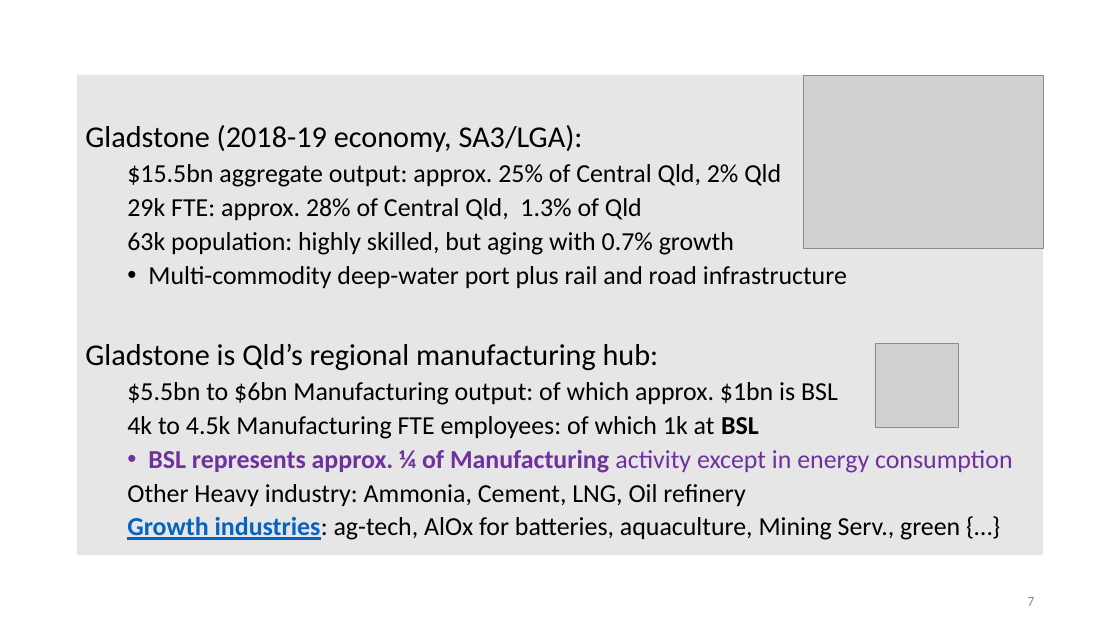
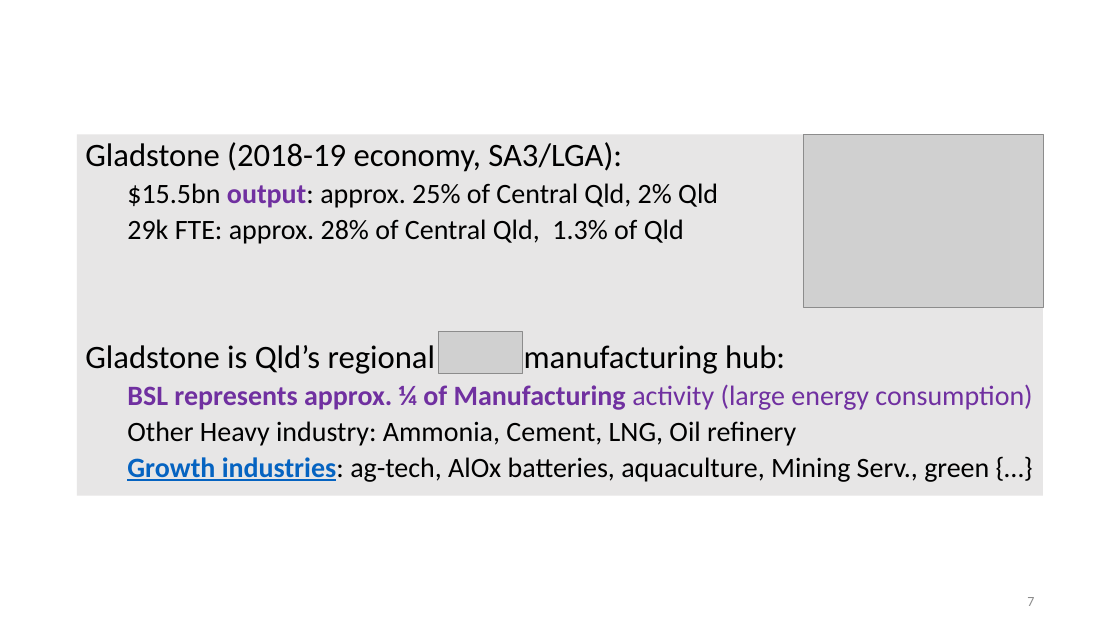
Before and after one commit to patrickocal/gladstone, a slide deck: slide 7 of powerpoint/glad-slides.pptx. Drawn at 1120x630 pixels with LibreOffice and Linux fonts; fonts in the diff are those of the drawing; grey boxes stand for pictures. Boxes give left, top, right and bottom in pixels: in the first picture for what was removed or moved away, otherwise in the second. Text is boxed around its words. In the diff, an @@ line names an element or a change of style, - is before the commit and + after.

```diff
--- a/powerpoint/glad-slides.pptx
+++ b/powerpoint/glad-slides.pptx
@@ text "Gladstone (2018-19 economy, SA3/LGA):": place and size @@
-text "Gladstone (2018-19 economy, SA3/LGA):" at (77,75,1044,555)
+text "Gladstone (2018-19 economy, SA3/LGA):" at (77,134,1044,496)
@@ text at (85,142,796,446): size 25.9 to 28 pt in "Gladstone (2018-19 economy, SA3/LGA):", "Gladstone is Qld’s regional manufacturing hub:"; size 22.2 to 24 pt in "29k FTE: approx. 28% of Central Qld, ...", "Other Heavy industry: Ammonia, Cement, LNG, Oil ..." @@
@@ picture: place and size @@
-picture at (804,75,1044,248)
+picture at (804,134,1044,308)
@@ text at (127,183,718,208): text changed; size 22.2 to 24 pt @@
-  $15.5bn aggregate output: approx. 25% of Central Qld, 2% Qld
+  $15.5bn output: approx. 25% of Central Qld, 2% Qld
@@ text at (127,232,847,288): paragraphs removed @@
-  63k population: highly skilled, but aging with 0.7% growth
-  • Multi-commodity deep-water port plus rail and road infrastructure
@@ picture: place and size @@
-picture at (875,344,960,428)
+picture at (439,332,523,373)
@@ text at (127,384,1032,410): text changed; size 22.2 to 24 pt; text colour #000000 to #7030A0; bold on @@
-  $5.5bn to $6bn Manufacturing output: of which approx. $1bn is BSL
-  4k to 4.5k Manufacturing FTE employees: of which 1k at BSL
-  • BSL represents approx. ¼ of Manufacturing activity except in energy consumption
+  BSL represents approx. ¼ of Manufacturing activity (large energy consumption)
@@ text at (127,457,989,482): text changed; size 22.2 to 24 pt @@
-  Growth industries: ag-tech, AlOx for batteries, aquaculture, Mining Serv., green {…}
+  Growth industries: ag-tech, AlOx batteries, aquaculture, Mining Serv., green {…}
```
Also in this commit, not shown: 7 other slides changed, 1 other file.
